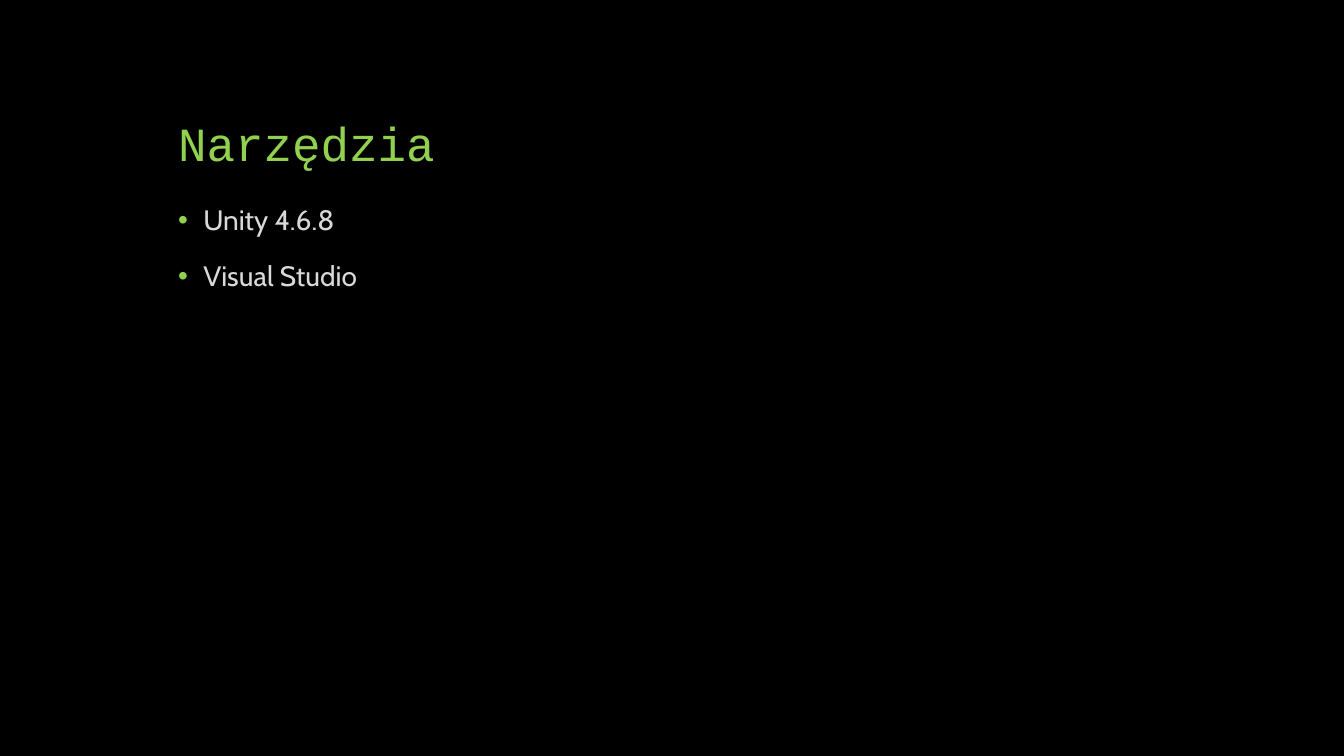
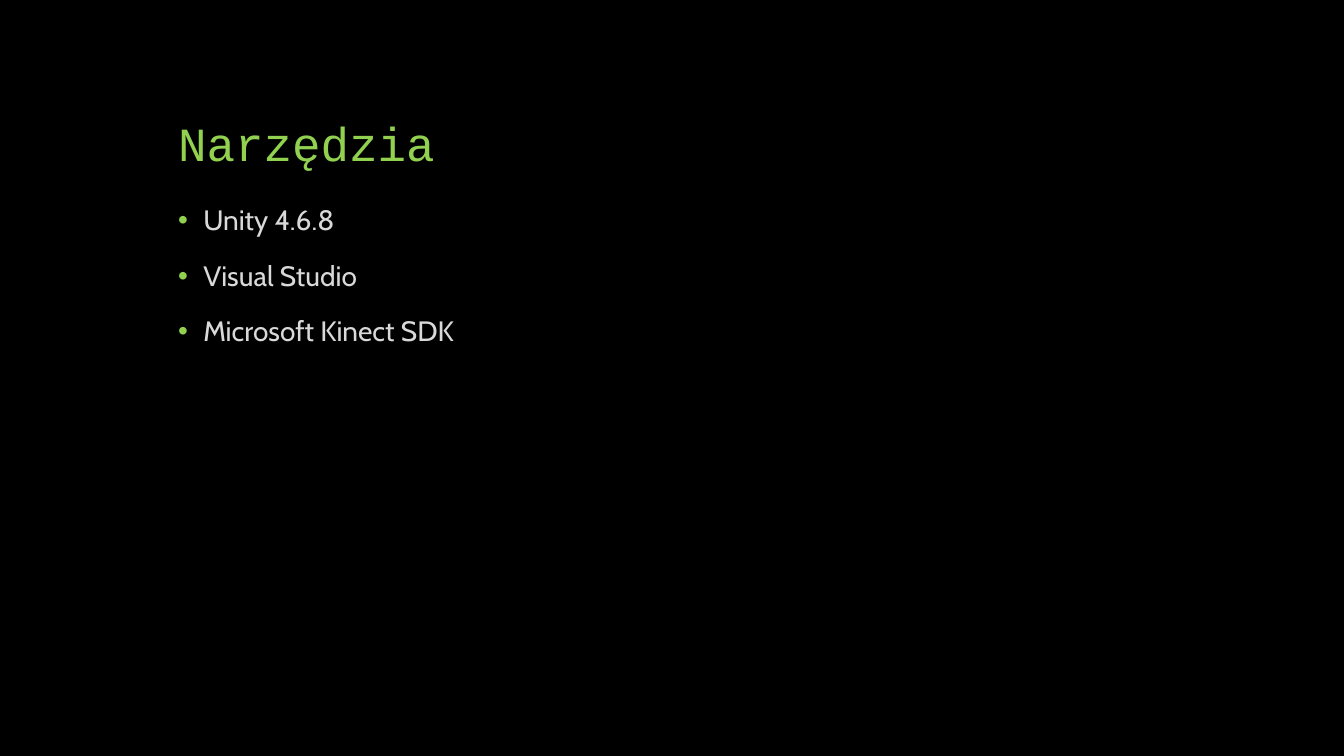
Before and after one commit to kpok/KinectGame, a slide deck: slide 9 of Documentation/Gra-zręcznościowa-wykorzystująca-kontroler-kinnect.pptx. Drawn at 1344x756 pixels with LibreOffice and Linux fonts; fonts in the diff are those of the drawing. Boxes give left, top, right and bottom in pixels: in the first picture for what was removed or moved away, otherwise in the second. Text is boxed around its words. In the diff, an @@ line names an element or a change of style, - is before the commit and + after.

```diff
--- a/Documentation/Gra-zręcznościowa-wykorzystująca-kontroler-kinnect.pptx
+++ b/Documentation/Gra-zręcznościowa-wykorzystująca-kontroler-kinnect.pptx
@@ text at (203, 320, 454, 342): paragraph added @@
+• Microsoft Kinect SDK
```
Also in this commit, not shown: 5 other slides changed.
